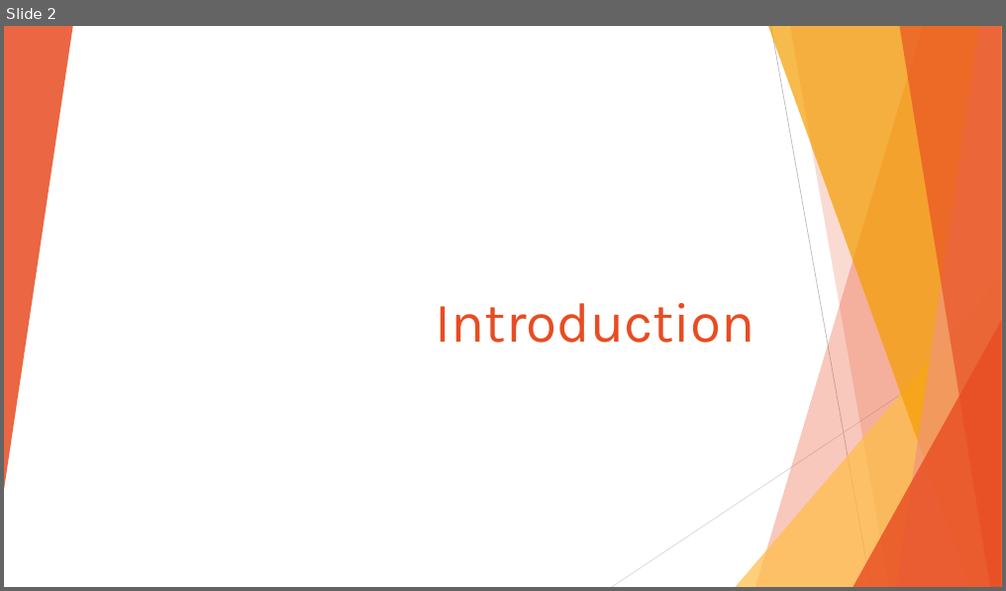
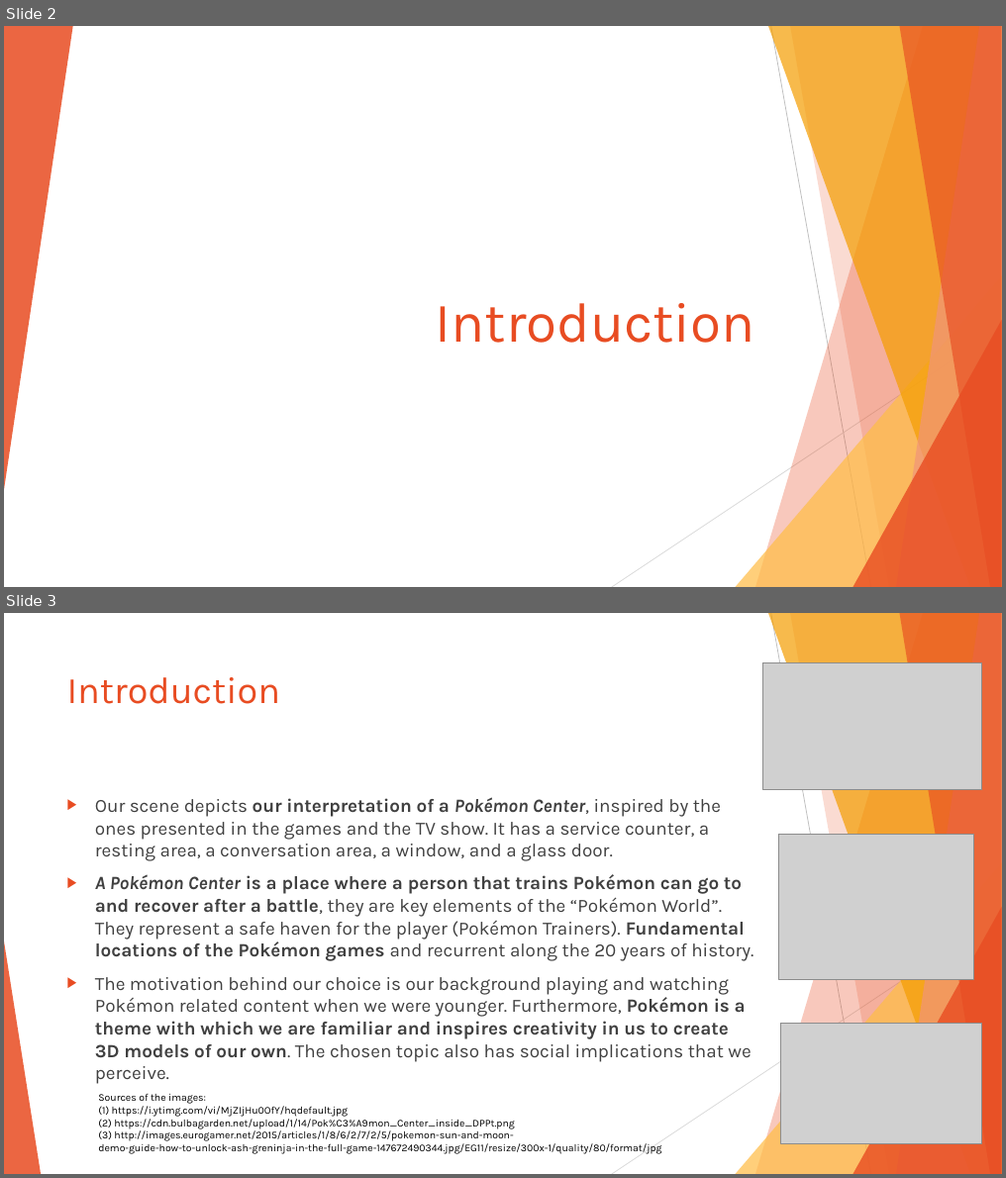
Before and after one commit to julio177/pokemon-center-3d, a slide deck: Blender Project Team Rocket.pptx. Shown one above the other, each under a label of ours: slide 2 before the commit, slides 2 and 3 after it. The pictures are 1006x591 and 1006x1178 pixels, drawn with LibreOffice and Linux fonts; fonts in the diff are those of the drawing; grey boxes stand for pictures. Boxes give left, top, right and bottom in pixels: in the first picture for what was removed or moved away, otherwise in the second. Text is boxed around its words. In the diff, an @@ line names an element or a change of style, - is before the commit and + after.

Commit message:
Updated Presentation

```diff
--- a/Blender Project Team Rocket.pptx
+++ b/Blender Project Team Rocket.pptx
@@ slide 3 added at (4, 613, 1002, 1174), background #FFFFFF; not listed: 9 template elements that a slide beside it also shows @@
@@ picture added at (763, 663, 982, 789) @@
@@ title added at (67, 677, 281, 704), 36 pt, text #E84C22 @@
+Introduction
@@ text added at (95, 797, 753, 1084), 18 pt, text #404040 @@
+▶ Our scene depicts our interpretation of a Pokémon Center, inspired by the ones presented in the games and the TV show. It has a service counter, a resting area, a conversation area, a window, and a glass door.
+▶ A Pokémon Center is a place where a person that trains Pokémon can go to and recover after a battle, they are key elements of the “Pokémon World”. They represent a safe haven for the player (Pokémon Trainers). Fundamental locations of the Pokémon games and recurrent along the 20 years of history.
+▶ The motivation behind our choice is our background playing and watching Pokémon related content when we were younger. Furthermore, Pokémon is a theme with which we are familiar and inspires creativity in us to create 3D models of our own. The chosen topic also has social implications that we perceive.
@@ picture added at (778, 834, 973, 979) @@
@@ triangle added at (4, 942, 41, 1174), fill #E84C22 at 85% opacity @@
@@ picture added at (780, 1024, 982, 1144) @@
@@ text added at (98, 1094, 661, 1155), 10 pt, text #000000 @@
+Sources of the images:
+(1) https://i.ytimg.com/vi/MjZIjHu0OfY/hqdefault.jpg
+(2) https://cdn.bulbagarden.net/upload/1/14/Pok%C3%A9mon_Center_inside_DPPt.png
+(3) http://images.eurogamer.net/2015/articles/1/8/6/2/7/2/5/pokemon-sun-and-moon-
+demo-guide-how-to-unlock-ash-greninja-in-the-full-game-147672490344.jpg/EG11/resize/300x-1/quality/80/format/jpg
```
Also in this commit, not shown: 2 other slides added, 2 slides removed, 1 other file.
